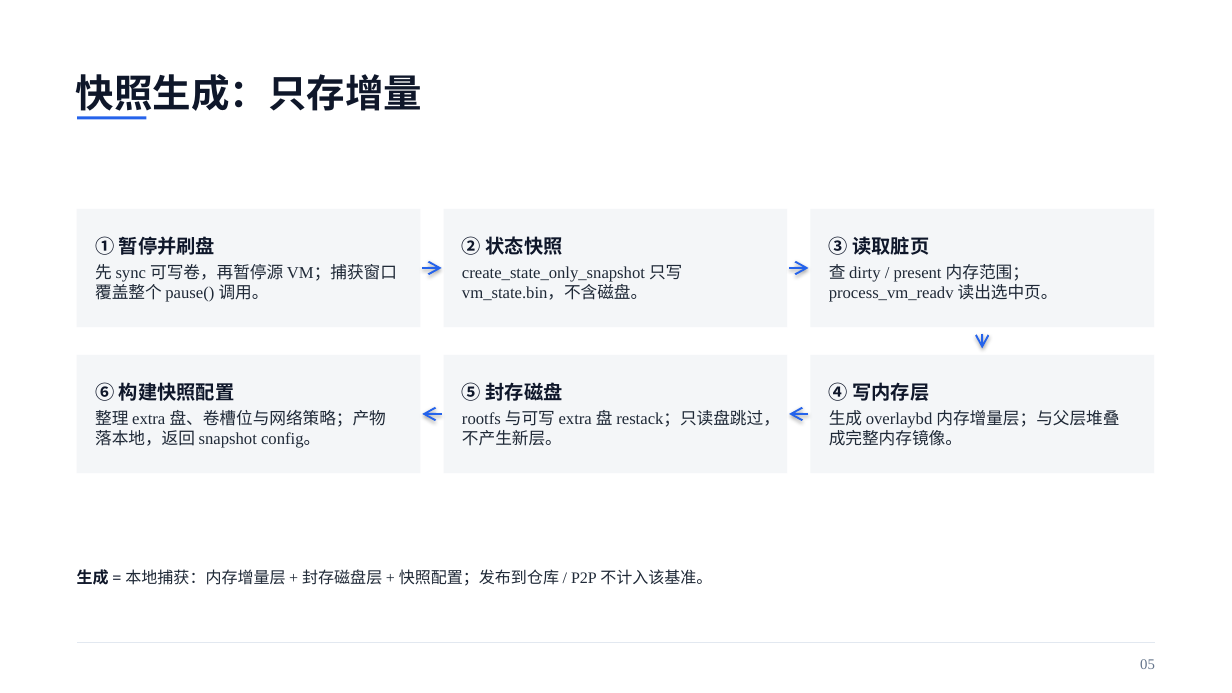
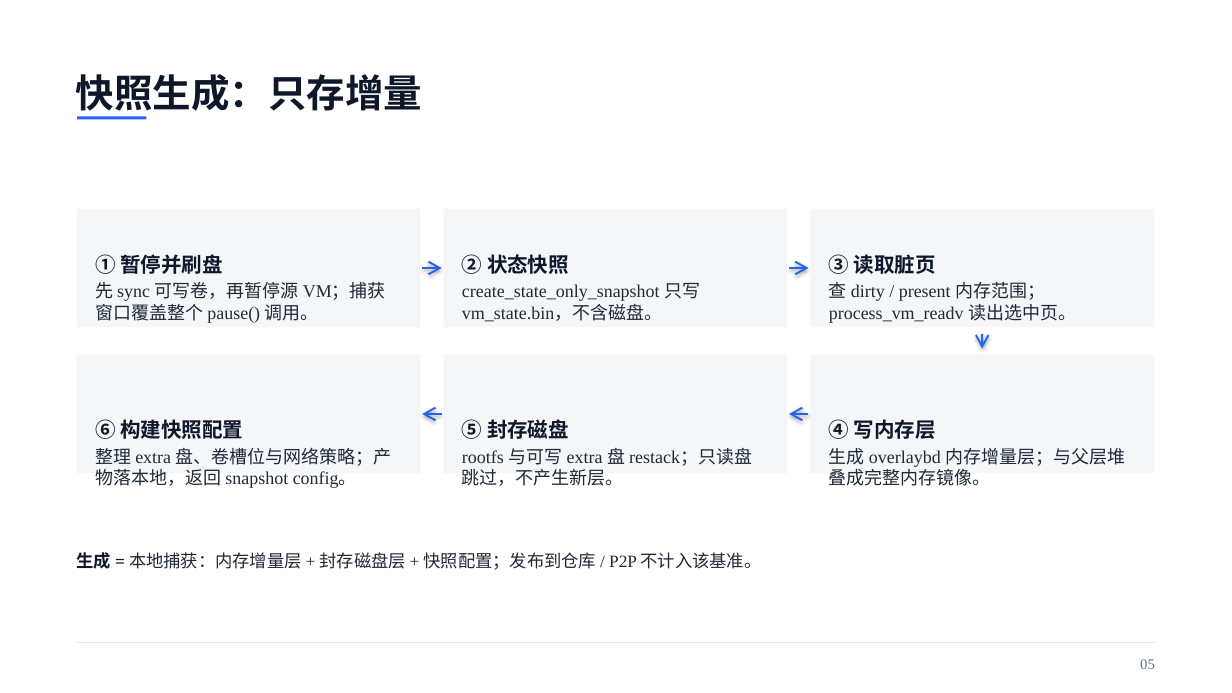
Before and after one commit to liushiqin-647/aenv, a slide deck: slide 5 of agentenv_20261102_polished.pptx. Drawn at 1232x693 pixels with LibreOffice and Linux fonts; fonts in the diff are those of the drawing. Boxes give left, top, right and bottom in pixels: in the first picture for what was removed or moved away, otherwise in the second. Text is boxed around its words. In the diff, an @@ line names an element or a change of style, - is before the commit and + after.

```diff
--- a/agentenv_20261102_polished.pptx
+++ b/agentenv_20261102_polished.pptx
@@ text "① 暂停并刷盘" at box(95, 254, 386, 323): size 15 to 16 pt in "① 暂停并刷盘"; size 13 to 14 pt in "先 sync 可写卷，再暂停源 VM；捕获窗口覆盖整个 pause() 调用。" @@
@@ text "② 状态快照" at box(462, 254, 701, 322): size 15 to 16 pt in "② 状态快照"; size 13 to 14 pt @@
@@ text "③ 读取脏页" at box(829, 254, 1076, 323): size 15 to 16 pt in "③ 读取脏页"; size 13 to 14 pt in "查 dirty / present 内存范围；process_vm_readv 读出选中页。" @@
@@ text "⑥ 构建快照配置": place and size @@
-text "⑥ 构建快照配置" at box(95, 382, 386, 447)
+text "⑥ 构建快照配置" at box(95, 417, 392, 488)
@@ text "⑥ 构建快照配置" at box(95, 417, 392, 488): size 15 to 16 pt in "⑥ 构建快照配置"; size 13 to 14 pt in "整理 extra 盘、卷槽位与网络策略；产物落本地，返回 snapshot config。" @@
@@ text "⑤ 封存磁盘": place and size @@
-text "⑤ 封存磁盘" at box(462, 382, 780, 446)
+text "⑤ 封存磁盘" at box(462, 419, 752, 486)
@@ text "⑤ 封存磁盘" at box(462, 419, 752, 486): size 15 to 16 pt in "⑤ 封存磁盘"; size 13 to 14 pt in "rootfs 与可写 extra 盘 restack；只读盘跳过，不产生新层。" @@
@@ text "④ 写内存层": place and size @@
-text "④ 写内存层" at box(829, 382, 1119, 446)
+text "④ 写内存层" at box(829, 419, 1125, 486)
@@ text "④ 写内存层" at box(829, 419, 1125, 486): size 15 to 16 pt in "④ 写内存层"; size 13 to 14 pt in "生成 overlaybd 内存增量层；与父层堆叠成完整内存镜像。" @@
@@ text "生成 = 本地捕获：内存增量层 + 封存磁盘层 ...": place and size @@
-text "生成 = 本地捕获：内存增量层 + 封存磁盘层 ..." at box(77, 569, 712, 586)
+text "生成 = 本地捕获：内存增量层 + 封存磁盘层 ..." at box(77, 552, 762, 570)
@@ text "生成 = 本地捕获：内存增量层 + 封存磁盘层 ..." at box(77, 552, 762, 570): size 12.5 to 13.5 pt @@
```
Also in this commit, not shown: 13 other slides changed.
